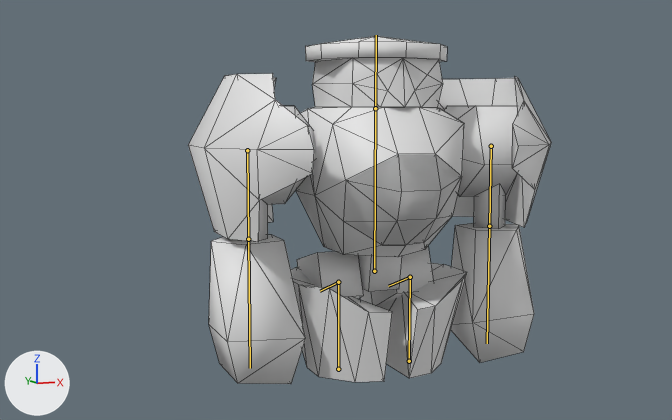
One commit to the Blender file assets/meshes/enemies/golem.blend: the scene before it, then after it.
One viewpoint serves both versions: a camera (50 mm lens) standing at (-2.85, -6.56, 2.04) and looking at (-0.28, 0.12, 1.22). Arrows for +X, +Y and +Z are at lower left; the lights stay in place. The picture after the commit comes second. Both versions are drawn at frame 74 of the action 'spin_attack'; the numbers are the values there. The bones that bend it are drawn over the model as lines. Mesh edges are drawn as thin lines.

Names of what the first picture shows: 'golem'.
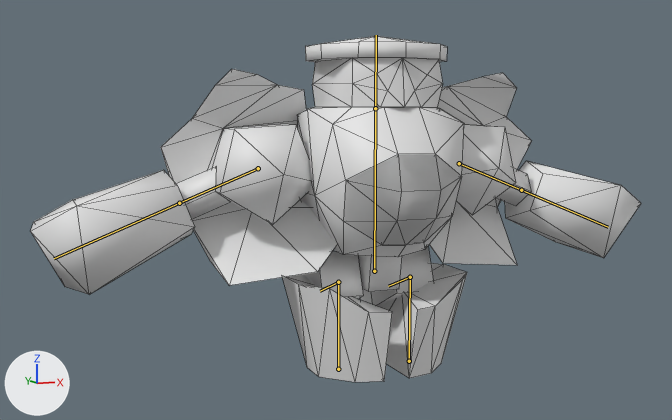
The change in detail:
Bone 'upperarm_L' (bone_upperarm_l) moves from (0.0, 0.0, 0.0) to (0.15, 0.151, -0.252).
Bone 'upperarm_L' (bone_upperarm_l) turns from (0, 0, 0) to (68, -90, 0) degrees about its own x, y and z.
Bone 'upperarm_R' (bone_upperarm_r) moves from (0.0, 0.0, 0.0) to (-0.15, 0.151, -0.252).
Bone 'upperarm_R' (bone_upperarm_r) turns from (0, 0, 0) to (68, 90, 0) degrees about its own x, y and z.

Where the change shows, as pixel boxes (x1, y1, x2, y2) in the pictures (672 x 420 px):
'golem', posed (68% wider): before (188, 36, 551, 384); after (30, 36, 641, 382)
bone 'upperarm_L', root to tip: before (491, 146) to (489, 226); after (459, 163) to (521, 190)
bone 'upperarm_R', root to tip: before (247, 150) to (248, 239); after (258, 168) to (179, 203)
